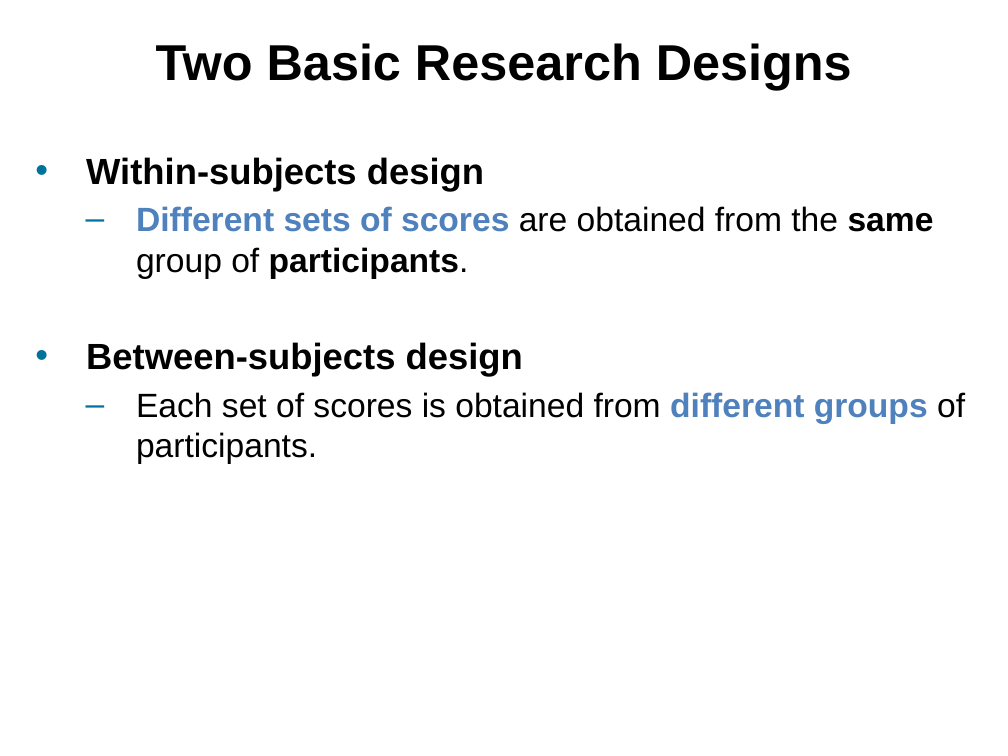
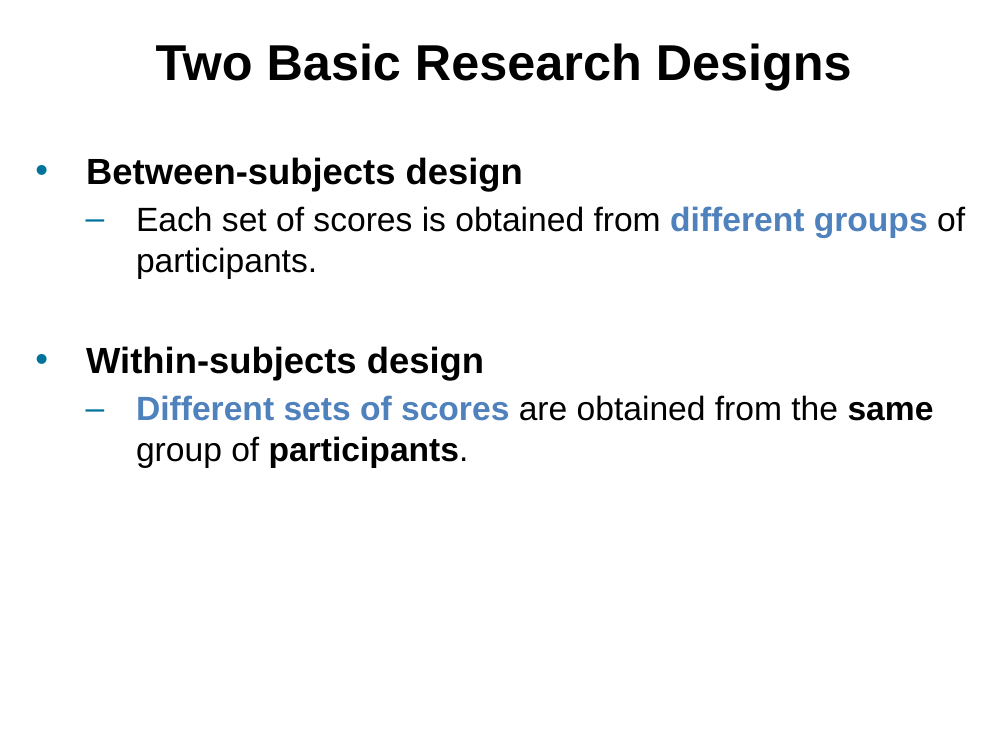
Before and after one commit to npm27/Teaching-Materials, a slide deck: slide 3 of Research Methods/Slides/Chapter 8.pptx. Drawn at 1008x756 pixels with LibreOffice and Linux fonts; fonts in the diff are those of the drawing. Boxes give left, top, right and bottom in pixels: in the first picture for what was removed or moved away, otherwise in the second. Text is boxed around its words. In the diff, an @@ line names an element or a change of style, - is before the commit and + after.

```diff
--- a/Research Methods/Slides/Chapter 8.pptx
+++ b/Research Methods/Slides/Chapter 8.pptx
@@ text at [86, 157, 965, 279]: paragraphs added @@
+• Between-subjects design
+  – Each set of scores is obtained from different groups of participants.
@@ text at [86, 342, 965, 464]: paragraphs removed @@
-• Between-subjects design
-  – Each set of scores is obtained from different groups of participants.
```
Also in this commit, not shown: 1 other slide changed, 1 other file.
